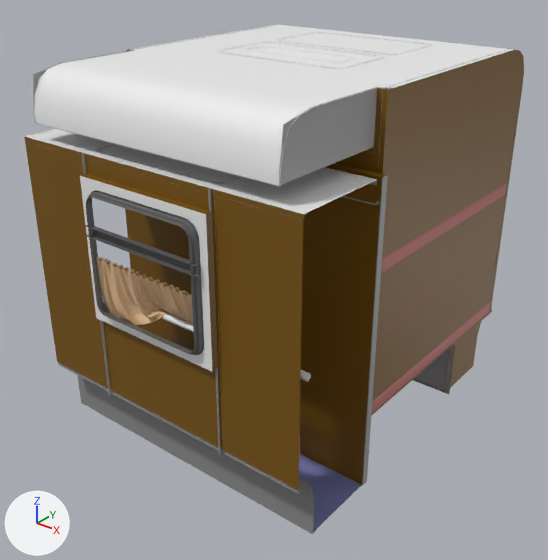
Renders of the FBX model Assets/Art/Scenes/Train/Source/SM_train_1.fbx from each side of a commit.
The view is the same before and after, from a 50 mm lens placed at (3.44, -4.38, 3.64), pointed at (0.1, -0.21, 1.06). Lighting does not change. The marker at lower left points along +X, +Y and +Z. Where no turn or scale is listed for an object, it has been applied to the vertices. Vertices at the same position are counted once.

In view in the first picture: 'SM_train_curtains', 'SM_train_door', 'SM_train_main'.
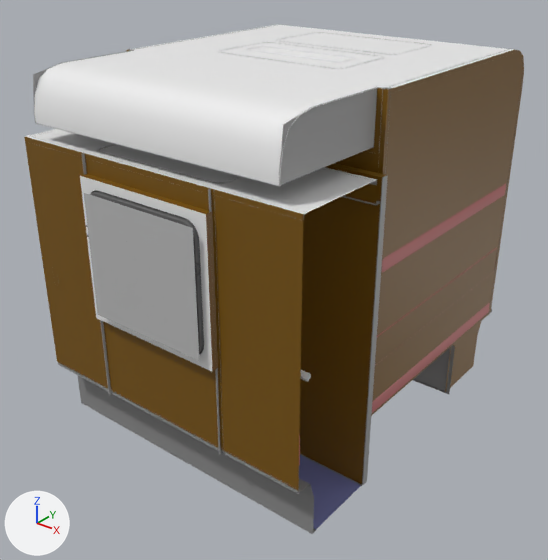
Commit message: Train scene update

Patch to the scene script:
```diff
--- a/Assets/Art/Scenes/Train/Source/SM_train_1.fbx.py
+++ b/Assets/Art/Scenes/Train/Source/SM_train_1.fbx.py
@@ mat_mtl_glass @@
+mat_mtl_glass = principled_material('MTL_glass')
+mat_mtl_glass.base_color = (0.5, 0.5, 0.5)  # grey #bcbcbc
@@ me_mesh_003 @@
 # used by ob_sm_train_main; location = (0.121, 0.0, 1.364)
-me_mesh_003.from_pydata(...)  # 2881 vertices, 4762 faces; spans x -1.18..1.18, y -1.57..1.57, z -1.38..1.38
+me_mesh_003.from_pydata(...)  # 2889 vertices, 4766 faces; spans x -1.18..1.18, y -1.57..1.57, z -1.38..1.38
+# me_mesh_003 part 1
+# 260 faces are deleted
+# 15 vertices move within x -1.18..0.05, y -1.45..1.46, z -0.94..-0.06
+# 8 vertices are added at x -0.46..0.49, y -1.57..1.57, z -0.19..0.69
+# 4 new faces join them, mat_mtl_glass (grey #bcbcbc)
+# 18 new faces join them, mat_mtl_train_leather_red (pink #bc6060)
+# 79 new faces join them, mat_mtl_plastic_grey (grey #8c8c8c)
+# 163 new faces join them, mat_mtl_train_metal (grey #9c9c9c)
 me_mesh_003.materials.append(mat_mtl_train_leather_red)
@@ me_mesh_003 @@
 me_mesh_003.materials.append(mat_mtl_train_carpet)
+me_mesh_003.materials.append(mat_mtl_glass)  # grey #bcbcbc
```

What differs and where, as boxes (x1, y1, x2, y2) in the pictures (548 x 560 px; the box of a moved part takes in the faces that stretch with it):
part 1 of me_mesh_003, moved or reshaped (not visible before): after (55, 193, 311, 486)
'SM_train_curtains', unchanged, covered by the edit: before (96, 257, 193, 325)
